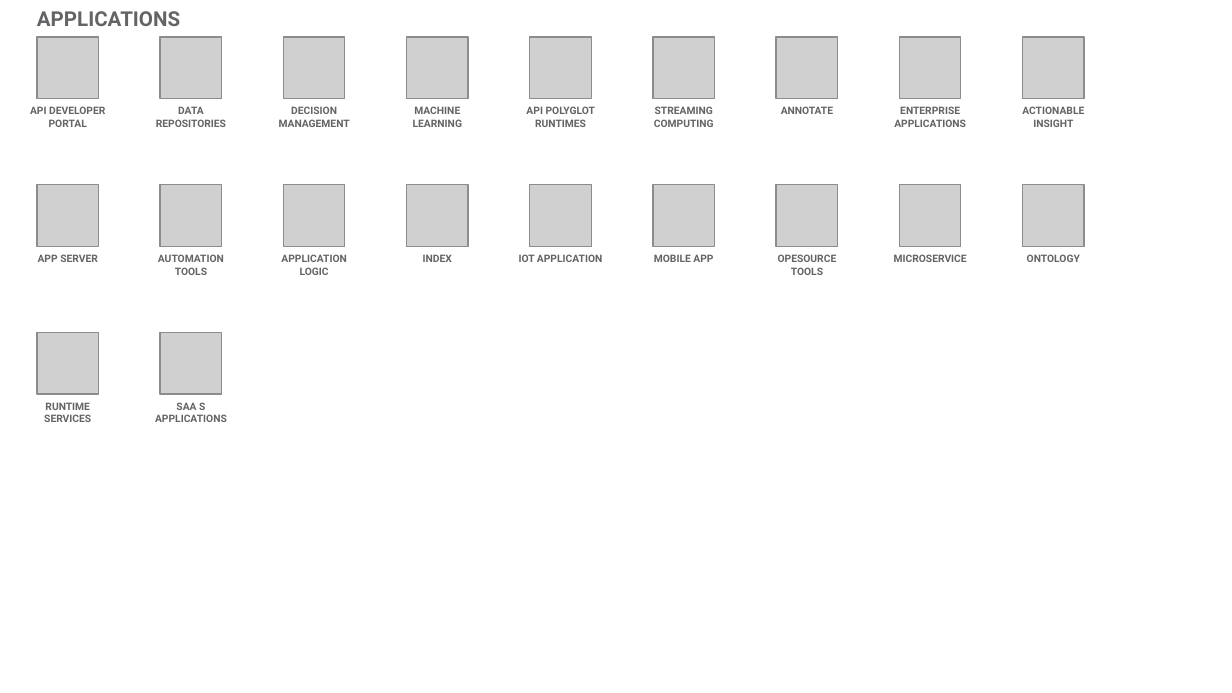
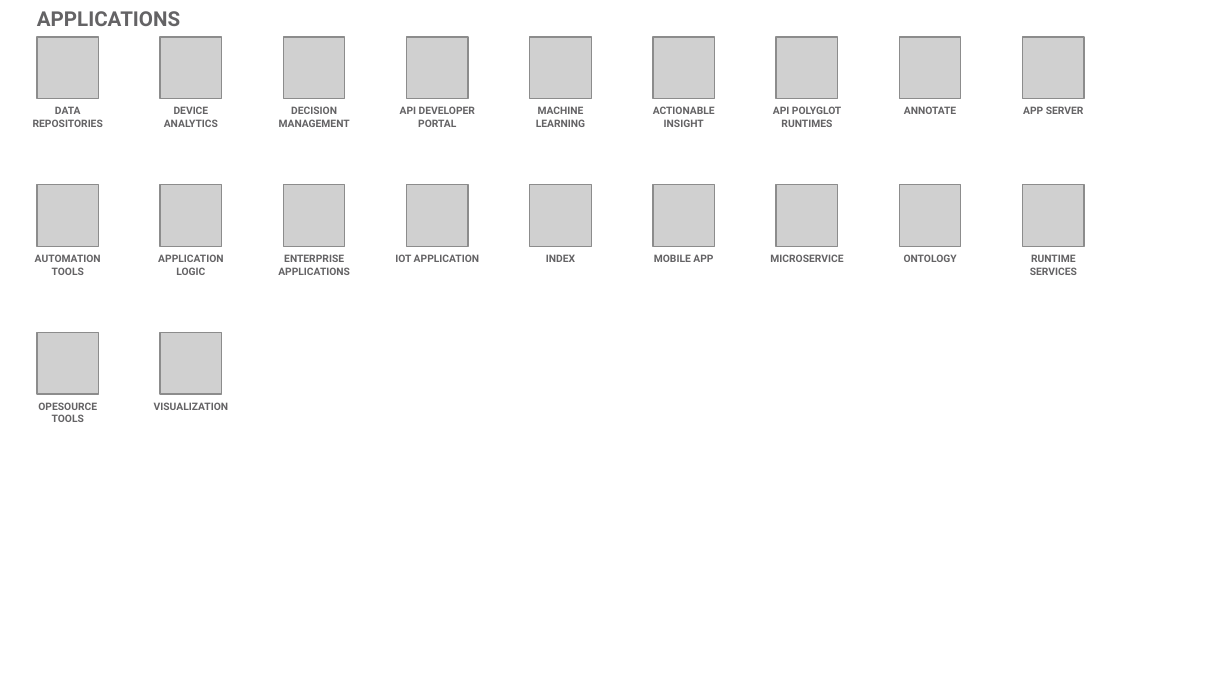
Before and after one commit to l2fprod/myarchitecture, a slide deck: slide 13 of mycatalog-architecture-diagram-template.pptx. Drawn at 1232x693 pixels with LibreOffice and Linux fonts; fonts in the diff are those of the drawing; grey boxes stand for pictures. Boxes give left, top, right and bottom in pixels: in the first picture for what was removed or moved away, otherwise in the second. Text is boxed around its words. In the diff, an @@ line names an element or a change of style, - is before the commit and + after.

```diff
--- a/mycatalog-architecture-diagram-template.pptx
+++ b/mycatalog-architecture-diagram-template.pptx
@@ text added at bbox=[164, 106, 218, 127], 6 pt, text #646365, bold @@
+DEVICE ANALYTICS
@@ text "API DEVELOPER PORTAL": place and size @@
-text "API DEVELOPER PORTAL" at bbox=[30, 106, 105, 127]
+text "API DEVELOPER PORTAL" at bbox=[400, 106, 475, 127]
@@ text at bbox=[653, 106, 715, 127]: text changed @@
-STREAMING COMPUTING
+ACTIONABLE INSIGHT
@@ text "API POLYGLOT RUNTIMES": place and size @@
-text "API POLYGLOT RUNTIMES" at bbox=[526, 106, 595, 127]
+text "API POLYGLOT RUNTIMES" at bbox=[773, 106, 841, 127]
@@ text at bbox=[1023, 106, 1084, 114]: text changed @@
-ACTIONABLE INSIGHT
+APP SERVER
@@ text removed at bbox=[38, 254, 98, 262] @@
-APP SERVER
@@ text "ENTERPRISE APPLICATIONS": place and size @@
-text "ENTERPRISE APPLICATIONS" at bbox=[894, 106, 966, 127]
+text "ENTERPRISE APPLICATIONS" at bbox=[278, 254, 350, 275]
@@ 3 texts: place and size @@
-3 texts at bbox=[413, 106, 833, 262]
+3 texts at bbox=[536, 106, 956, 262]
@@ text removed at bbox=[778, 254, 837, 275] @@
-OPESOURCE TOOLS
@@ 6 texts: place and size @@
-6 texts at bbox=[156, 106, 1080, 275]
+6 texts at bbox=[33, 106, 957, 275]
@@ text added at bbox=[1030, 254, 1077, 275], 6 pt, text #646365, bold @@
+RUNTIME SERVICES
@@ text at bbox=[38, 402, 97, 422]: text changed @@
-RUNTIME SERVICES
+OPESOURCE TOOLS
@@ text at bbox=[154, 402, 228, 410]: text changed @@
-SAA S APPLICATIONS
+VISUALIZATION
```
Also in this commit, not shown: 11 other slides changed, 1 slide added, 1 slide removed.
